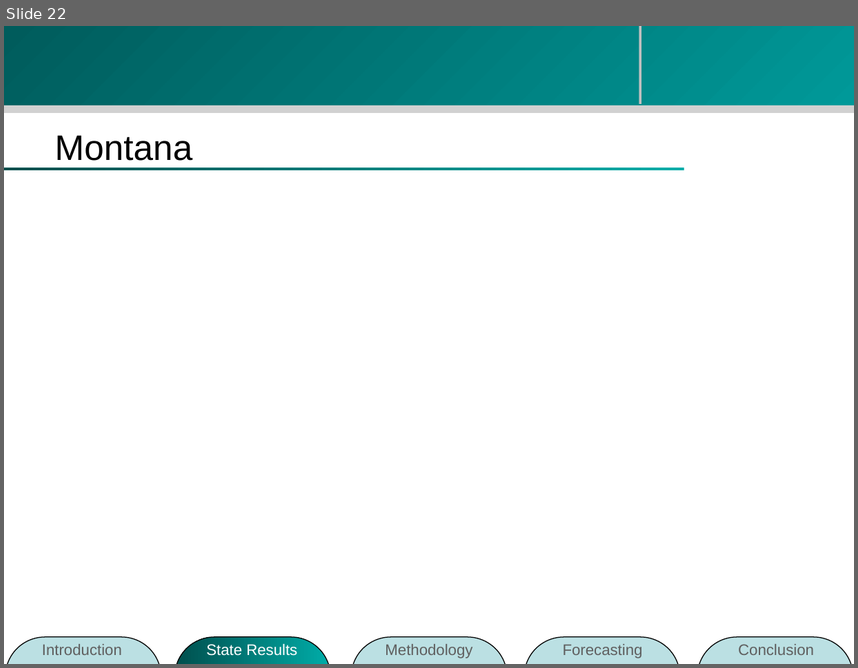
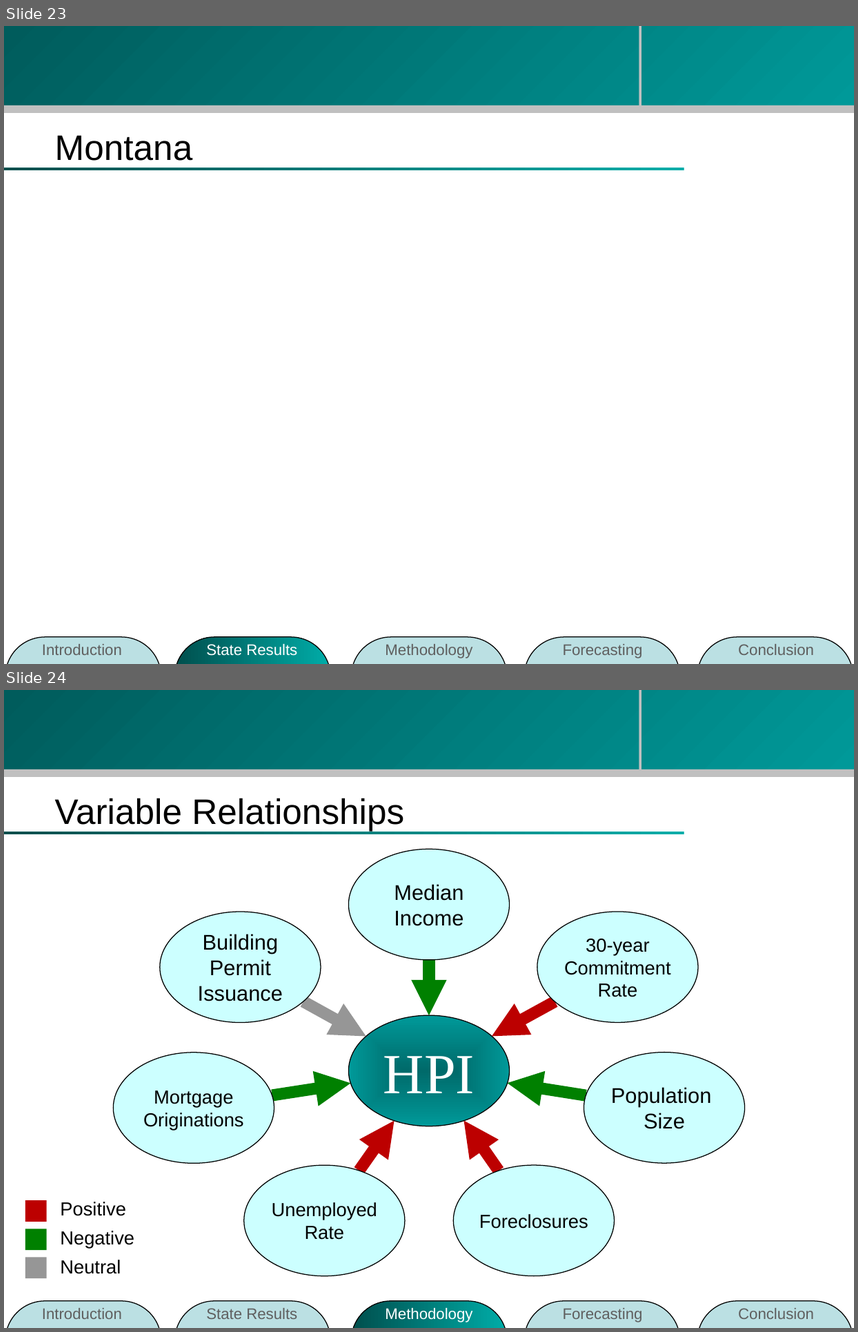
Before and after one commit to zhouzhenghui/svnrepository, a slide deck: SVNRepository/Presentation/M.Eng Final Presentation-take2.ppt. Shown one above the other, each under a label of ours: slide 22 before the commit, slides 23 and 24 after it. The pictures are 858x668 and 858x1332 pixels, drawn with LibreOffice and Linux fonts; fonts in the diff are those of the drawing; background and template pictures are left out. Boxes give left, top, right and bottom in pixels: in the first picture for what was removed or moved away, otherwise in the second. Text is boxed around its words. In the diff, an @@ line names an element or a change of style, - is before the commit and + after.

```diff
--- a/SVNRepository/Presentation/M.Eng Final Presentation-take2.ppt
+++ b/SVNRepository/Presentation/M.Eng Final Presentation-take2.ppt
@@ slide 24 added at (4, 690, 854, 1328), background #FFFFFF; not listed: 4 template elements that a slide beside it also shows @@
@@ title added at (55, 798, 404, 831), 30 pt, text #000000 @@
+Variable Relationships
@@ group added at (114, 849, 744, 1276): 8 ellipses, 7 arrows @@
+Building Permit Issuance
+Mortgage Originations
+Unemployed Rate
+Foreclosures
+Population
+Size
+30-year Commitment Rate
+Median
+Income
+HPI
@@ group added at (25, 1200, 134, 1279): 3 rectangles, 3 texts @@
+Positive
+Negative
+Neutral
@@ group added at (5, 1301, 853, 1328): 5 rounded rectangles, 5 texts @@
+Introduction
+State Results
+Methodology
+Forecasting
+Conclusion
@@ what was slide 22 is now slide 23 @@
@@ slide 23 changed as well @@
@@ line moved from (640, 26) - (640, 104) to (640, 26) - (640, 111) @@
@@ rectangle at (4, 105, 854, 113): fill #D1D1D1 to #C0C0C0 @@
```
Also in this commit, not shown: 36 other slides changed, 1 other slide added, 2 slides removed.
